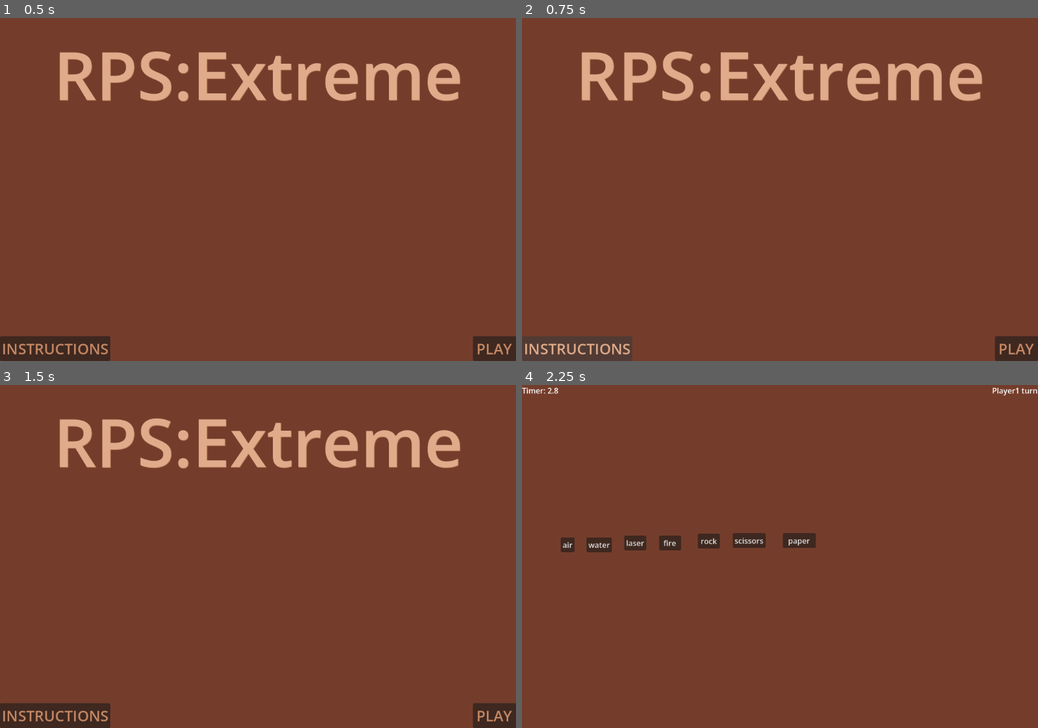
Above: before the commit, frames 1-4 (two rows, left to right).
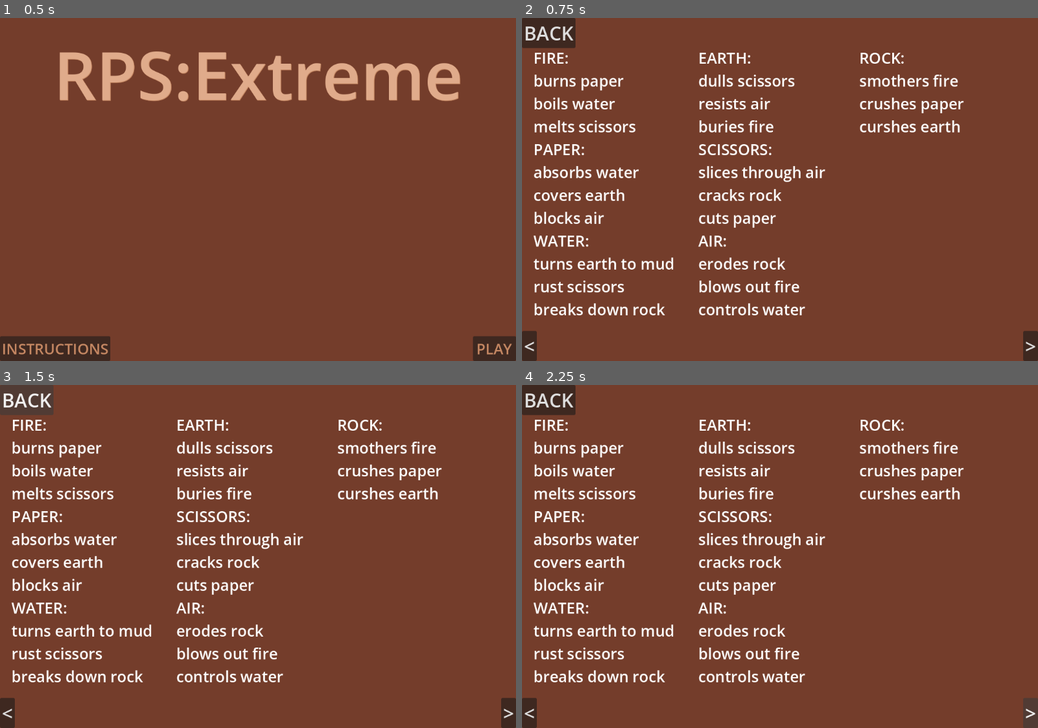
Above: after the commit, the same moments.

Repository: smkillerz777-star/RPS-Extreme
Game: Godot game, scene res://main_menu.tscn
Same seed, same stepped clock (60 frames per second), same inputs: the game is played once before the commit and once after it.
Inputs (mouse positions are in pixels of both pictures, inside the frame that each line leads up to):
- Up to frame 1 (0.5 s): no input
- Up to frame 2 (0.75 s): click "INSTRUCTIONS" at 0.5 s
- Up to frame 3 (1.5 s): click (25, 398) at 1.25 s, where only the run after the commit has a clickable "BACK"
- Up to frame 4 (2.25 s): click (1032, 714) at 2 s, where only the run after the commit has a clickable ">"

Frame 1 is identical in both runs. In frame 2, 14% of the frame differs, in the area x 0-100%, y 0-100%; in frame 3, 14%; in frame 4, 9.4%.

Commit message:
added images of all the elements,rules finalized
added transparent images of all the elements(it tooks 1hr to edit and nothing got logged 😢 , added rules in instructions and make instruction button functionable

Diff:
--- a/rps-extreme/card.tscn
+++ b/rps-extreme/card.tscn
@@ -2,18 +2,103 @@
 
 [ext_resource type="Script" uid="uid://bokn61fx8mqw7" path="res://card.gd" id="1_rjlel"]
 [ext_resource type="Texture2D" uid="uid://cw52cnkgogmos" path="res://stone.png" id="2_q5obu"]
+[ext_resource type="Texture2D" uid="uid://cu4pbwy7o82q6" path="res://scissors.png" id="2_rjlel"]
+[ext_resource type="Texture2D" uid="uid://b6y7noep1lr6i" path="res://paper.png" id="3_q5obu"]
+[ext_resource type="Texture2D" uid="uid://ccsiek4hbcplg" path="res://air.png" id="5_fpac0"]
+[ext_resource type="Texture2D" uid="uid://ckmvp8afmf8op" path="res://fire.png" id="6_1i5pp"]
+[ext_resource type="Texture2D" uid="uid://dhb7re5yfqplb" path="res://water.png" id="7_pjytt"]
+[ext_resource type="Texture2D" uid="uid://hbg21kmy67xe" path="res://earth.png" id="8_b4rk6"]
 
 [node name="card" type="Node2D" unique_id=1750312630]
 script = ExtResource("1_rjlel")
 
-[node name="Sprite2D" type="Sprite2D" parent="." unique_id=1279345934]
-position = Vector2(237.99997, 193.00009)
-scale = Vector2(0.14559661, 0.18880208)
+[node name="scissor_card" type="Node2D" parent="." unique_id=929358708]
+visible = false
+
+[node name="ColorRect" type="ColorRect" parent="scissor_card" unique_id=783344211]
+offset_right = 190.0
+offset_bottom = 315.0
+color = Color(0.6901961, 0.42352942, 0.28627452, 1)
+
+[node name="Scissors" type="Sprite2D" parent="scissor_card" unique_id=1628510682]
+position = Vector2(101, 159.99998)
+scale = Vector2(0.31924716, 0.35156247)
+texture = ExtResource("2_rjlel")
+
+[node name="paper_card" type="Node2D" parent="." unique_id=1061040966]
+visible = false
+
+[node name="ColorRect" type="ColorRect" parent="paper_card" unique_id=1300283240]
+offset_right = 190.0
+offset_bottom = 315.0
+color = Color(0.6901961, 0.42352942, 0.28627452, 1)
+
+[node name="Paper" type="Sprite2D" parent="paper_card" unique_id=1313348182]
+position = Vector2(103.99999, 172.5)
+scale = Vector2(0.13352272, 0.23046875)
+texture = ExtResource("3_q5obu")
+
+[node name="stone_card" type="Node2D" parent="." unique_id=334392551]
+visible = false
+
+[node name="ColorRect" type="ColorRect" parent="stone_card" unique_id=1353597934]
+offset_right = 190.0
+offset_bottom = 315.0
+color = Color(0.6901961, 0.42352942, 0.28627452, 1)
+
+[node name="Stone" type="Sprite2D" parent="stone_card" unique_id=2056718883]
+position = Vector2(90, 152)
+scale = Vector2(0.104403414, 0.20507814)
 texture = ExtResource("2_q5obu")
 
-[node name="ColorRect" type="ColorRect" parent="." unique_id=783344211]
-offset_left = 196.0
-offset_top = 151.0
-offset_right = 236.0
-offset_bottom = 191.0
+[node name="air_card" type="Node2D" parent="." unique_id=1582463533]
+visible = false
+
+[node name="ColorRect" type="ColorRect" parent="air_card" unique_id=1443296032]
+offset_right = 190.0
+offset_bottom = 315.0
 color = Color(0.6901961, 0.42352942, 0.28627452, 1)
+
+[node name="Air" type="Sprite2D" parent="air_card" unique_id=1651154679]
+position = Vector2(98, 150)
+scale = Vector2(0.12535512, 0.22851564)
+texture = ExtResource("5_fpac0")
+
+[node name="fire_card" type="Node2D" parent="." unique_id=639497926]
+visible = false
+
+[node name="ColorRect" type="ColorRect" parent="fire_card" unique_id=887913868]
+offset_right = 190.0
+offset_bottom = 315.0
+color = Color(0.6901961, 0.42352942, 0.28627452, 1)
+
+[node name="Fire" type="Sprite2D" parent="fire_card" unique_id=1705578510]
+position = Vector2(92, 158)
+scale = Vector2(0.2848011, 0.38867188)
+texture = ExtResource("6_1i5pp")
+
+[node name="water_card" type="Node2D" parent="." unique_id=282808017]
+visible = false
+
+[node name="ColorRect" type="ColorRect" parent="water_card" unique_id=256912525]
+offset_right = 190.0
+offset_bottom = 315.0
+color = Color(0.6901961, 0.42352942, 0.28627452, 1)
+
+[node name="Water" type="Sprite2D" parent="water_card" unique_id=1378908282]
+position = Vector2(98, 150)
+scale = Vector2(0.14382103, 0.34570313)
+texture = ExtResource("7_pjytt")
+
+[node name="earth_card" type="Node2D" parent="." unique_id=1480298302]
+visible = false
+
+[node name="ColorRect" type="ColorRect" parent="earth_card" unique_id=437285783]
+offset_right = 190.0
+offset_bottom = 315.0
+color = Color(0.6901961, 0.42352942, 0.28627452, 1)
+
+[node name="Earth" type="Sprite2D" parent="earth_card" unique_id=1432479629]
+position = Vector2(98, 150)
+scale = Vector2(0.23650567, 0.24544267)
+texture = ExtResource("8_b4rk6")
--- /dev/null
+++ b/rps-extreme/instructions.gd
@@ -0,0 +1 @@
+extends Control
--- /dev/null
+++ b/rps-extreme/instructions.tscn
@@ -0,0 +1,118 @@
+[gd_scene format=3 uid="uid://cg6tl5vhem8qn"]
+
+[ext_resource type="Script" uid="uid://ybwjvagn5py7" path="res://instructions.gd" id="1_7ls63"]
+
+[node name="Instructions" type="Control" unique_id=1292410311]
+layout_mode = 3
+anchors_preset = 15
+anchor_right = 1.0
+anchor_bottom = 1.0
+grow_horizontal = 2
+grow_vertical = 2
+script = ExtResource("1_7ls63")
+
+[node name="ColorRect" type="ColorRect" parent="." unique_id=1027380291]
+layout_mode = 1
+anchors_preset = 15
+anchor_right = 1.0
+anchor_bottom = 1.0
+grow_horizontal = 2
+grow_vertical = 2
+color = Color(0.45490196, 0.23921569, 0.16862746, 1)
+
+[node name="Back" type="Button" parent="." unique_id=1370110437]
+layout_mode = 1
+offset_right = 50.0
+offset_bottom = 31.0
+theme_override_font_sizes/font_size = 40
+text = "BACK"
+
+[node name="forward" type="Button" parent="." unique_id=877201420]
+layout_mode = 1
+anchors_preset = 3
+anchor_left = 1.0
+anchor_top = 1.0
+anchor_right = 1.0
+anchor_bottom = 1.0
+offset_left = -8.0
+offset_top = -8.0
+grow_horizontal = 0
+grow_vertical = 0
+theme_override_font_sizes/font_size = 40
+text = ">"
+
+[node name="backward" type="Button" parent="." unique_id=1868890567]
+layout_mode = 1
+anchors_preset = 2
+anchor_top = 1.0
+anchor_bottom = 1.0
+offset_top = -8.0
+offset_right = 8.0
+grow_vertical = 0
+theme_override_font_sizes/font_size = 40
+text = "<"
+
+[node name="Label" type="Label" parent="." unique_id=729583802]
+layout_mode = 1
+anchors_preset = -1
+anchor_left = 0.022
+anchor_top = 0.085
+anchor_right = 0.32900003
+anchor_bottom = 0.81
+offset_right = 11.679962
+offset_bottom = 51.0
+theme_override_font_sizes/font_size = 32
+text = "FIRE:
+burns paper
+boils water
+melts scissors
+PAPER:
+absorbs water
+covers earth
+blocks air
+WATER:
+turns earth to mud
+rust scissors
+breaks down rock"
+
+[node name="Label2" type="Label" parent="." unique_id=371601840]
+layout_mode = 1
+anchors_preset = -1
+anchor_left = 0.342
+anchor_top = 0.085
+anchor_right = 0.65
+anchor_bottom = 0.81
+offset_right = 11.679962
+offset_bottom = 51.0
+theme_override_font_sizes/font_size = 32
+text = "EARTH:
+dulls scissors
+resists air
+buries fire
+SCISSORS:
+slices through air
+cracks rock
+cuts paper
+AIR:
+erodes rock
+blows out fire
+controls water"
+
+[node name="Label3" type="Label" parent="." unique_id=2127980990]
+layout_mode = 1
+anchors_preset = -1
+anchor_left = 0.342
+anchor_top = 0.085
+anchor_right = 0.65
+anchor_bottom = 0.81
+offset_left = 336.63998
+offset_top = -0.20000076
+offset_right = 348.31995
+offset_bottom = -333.2
+theme_override_font_sizes/font_size = 32
+text = "ROCK:
+smothers fire
+crushes paper
+curshes earth"
+
+[connection signal="pressed" from="Back" to="." method="_on_back_pressed"]
--- a/rps-extreme/main_game.gd
+++ b/rps-extreme/main_game.gd
@@ -1,5 +1,8 @@
 extends Control
 var element_selected = 0
+var match_game = 1
+var turn = 1
+var elements1 = "Player1: "
 func _ready():
 	$Label.text = "Player1 turn"
 func _process(_delta: float) -> void:
@@ -10,11 +13,45 @@
 		element_selected=0
 
 func _on_timer_timeout() -> void:
-	if($Label.text == "Player1 turn"):
+	if(turn==1):
 		$Label.text = "Player2 turn"
+		turn = 2
+		elements1 += "Player2: "
 	else:
 		$Label.text = "Player1 turn"
+		turn = 1
+		match_game += 1
+		print(elements1)
+		elements1 = "Player1: "
 	$Timer.start()
+func _on_paper_pressed() -> void:
+	element_selected+=1
+	elements1 += "paper "
+
+func _on_scissors_pressed() -> void:
+	element_selected+=1
+	elements1 += "scissors "
+
+func _on_rock_pressed() -> void:
+	element_selected+=1
+	elements1 += "rock "
+
+func _on_fire_pressed() -> void:
+	element_selected+=1
+	elements1 += "fire "
+
+func _on_laser_pressed() -> void:
+	element_selected+=1
+	elements1 += "laser "
+
+func _on_water_pressed() -> void:
+	element_selected+=1
+	elements1 += "water "
+
+func _on_air_pressed() -> void:
+	element_selected+=1
+	elements1 += "air "
+
 #details
 #we have rock paper scirssors fire water air laser
 #rock crushes scirssors,put out fire,blocks laser rock wins
@@ -49,30 +86,3 @@
 #
 #
 #
-
-
-func _on_paper_pressed() -> void:
-	element_selected+=1
-
-
-func _on_scissors_pressed() -> void:
-	element_selected+=1
-
-
-func _on_rock_pressed() -> void:
-	element_selected+=1
-
-
-func _on_fire_pressed() -> void:
-	element_selected+=1
-
-
-func _on_laser_pressed() -> void:
-	element_selected+=1
-
-
-func _on_water_pressed() -> void:
-	element_selected+=1
-
-func _on_air_pressed() -> void:
-	element_selected+=1
--- a/rps-extreme/main_game.tscn
+++ b/rps-extreme/main_game.tscn
@@ -1,6 +1,7 @@
 [gd_scene format=3 uid="uid://b2p15r6bti4v5"]
 
 [ext_resource type="Script" uid="uid://bgwnuwrrvxb5r" path="res://main_game.gd" id="1_1oj5k"]
+[ext_resource type="PackedScene" uid="uid://bdqimnhsve36w" path="res://card.tscn" id="2_yx7mw"]
 
 [node name="main_game" type="Control" unique_id=721060528]
 layout_mode = 3
@@ -89,13 +90,17 @@
 offset_bottom = 342.0
 text = "scissors"
 
-[node name="paper" type="Button" parent="." unique_id=581964840]
-layout_mode = 0
-offset_left = 546.0
-offset_top = 311.0
-offset_right = 615.0
-offset_bottom = 342.0
-text = "paper"
+[node name="paper" type="Node2D" parent="." unique_id=1794135952]
+position = Vector2(174, -3)
+
+[node name="card" parent="paper" unique_id=1750312630 instance=ExtResource("2_yx7mw")]
+position = Vector2(683, 177)
+
+[node name="paper" type="Button" parent="paper" unique_id=581964840]
+offset_left = 684.0
+offset_top = 178.0
+offset_right = 874.0
+offset_bottom = 493.0
 
 [connection signal="timeout" from="Timer" to="." method="_on_timer_timeout"]
 [connection signal="pressed" from="air" to="." method="_on_air_pressed"]
@@ -104,4 +109,4 @@
 [connection signal="pressed" from="fire" to="." method="_on_fire_pressed"]
 [connection signal="pressed" from="rock" to="." method="_on_rock_pressed"]
 [connection signal="pressed" from="scissors" to="." method="_on_scissors_pressed"]
-[connection signal="pressed" from="paper" to="." method="_on_paper_pressed"]
+[connection signal="pressed" from="paper/paper" to="." method="_on_paper_pressed"]
--- a/rps-extreme/main_menu.gd
+++ b/rps-extreme/main_menu.gd
@@ -7,3 +7,6 @@
 
 func _on_button_pressed() -> void:
 	get_tree().change_scene_to_file("res://main_game.tscn")
+
+func _on_instructions_button_pressed() -> void:
+	get_tree().change_scene_to_file("res://instructions.tscn")
--- a/rps-extreme/main_menu.tscn
+++ b/rps-extreme/main_menu.tscn
@@ -70,3 +70,4 @@
 text = "RPS:Extreme"
 
 [connection signal="pressed" from="Play_Button" to="." method="_on_button_pressed"]
+[connection signal="pressed" from="Instructions_Button" to="." method="_on_instructions_button_pressed"]
Binary file changed: rps-extreme/air.png
Binary file added: rps-extreme/earth.png
Not shown, added: rps-extreme/earth.png.import
Binary file changed: rps-extreme/fire.png
Not shown, added: rps-extreme/instructions.gd.uid
Binary file changed: rps-extreme/paper.png
Binary file added: rps-extreme/scissors.png
Not shown, added: rps-extreme/scissors.png.import
Binary file changed: rps-extreme/stone.png
Binary file changed: rps-extreme/water.png
